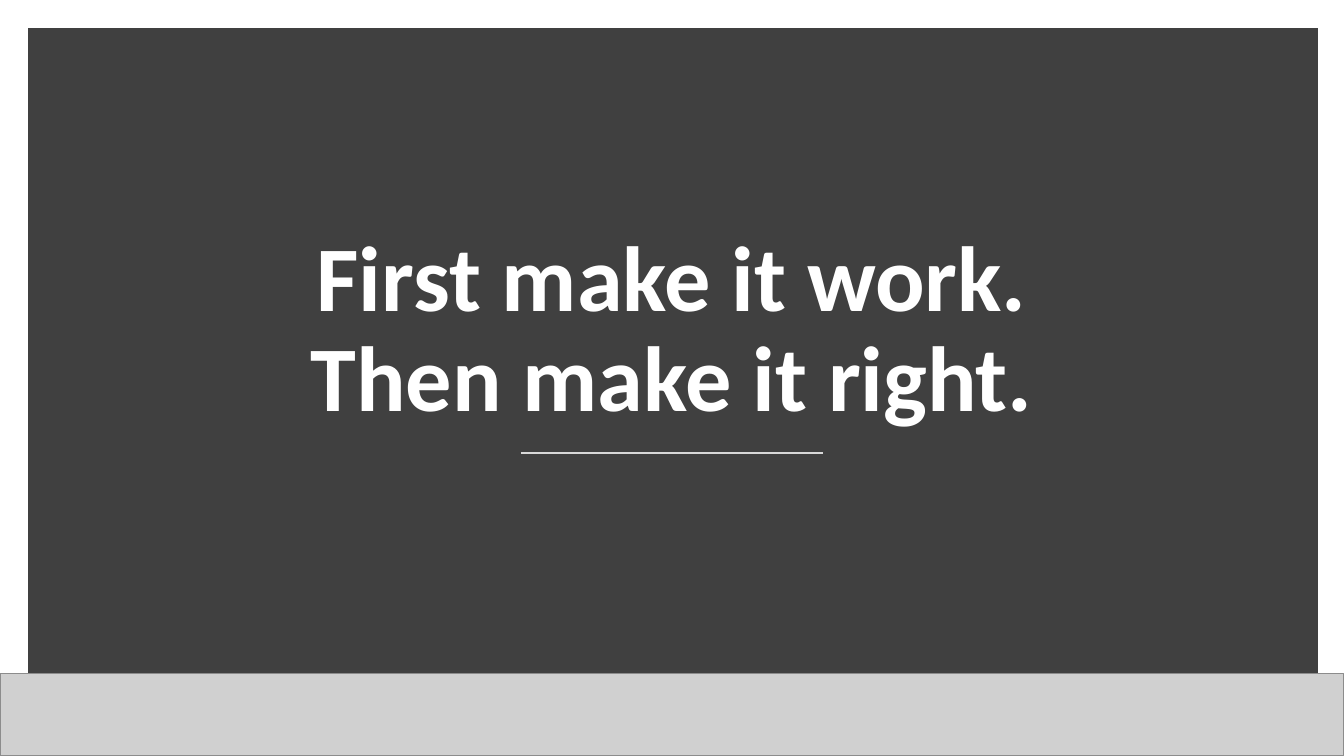
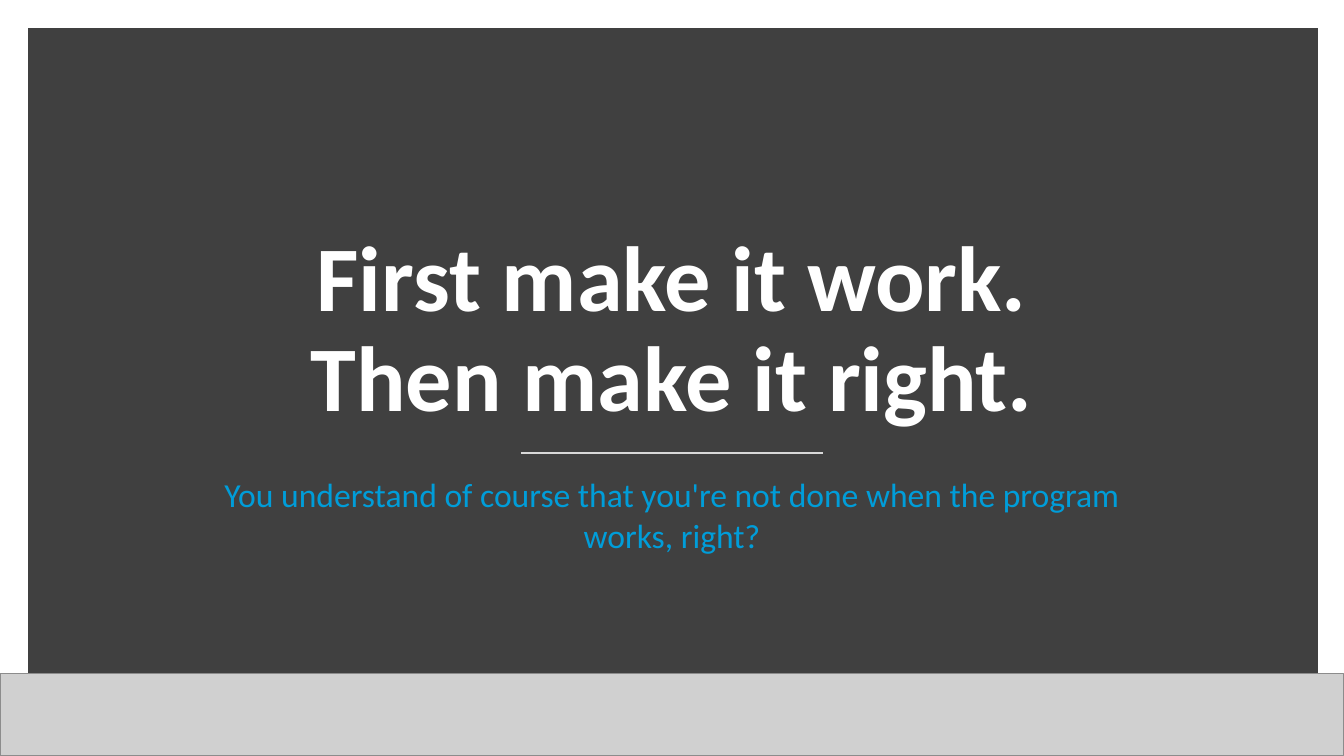
Before and after one commit to infobest-aclabs/aclabs2019, a slide deck: slide 6 of ppt/Aclabs_1_1.pptx. Drawn at 1344x756 pixels with LibreOffice and Linux fonts; fonts in the diff are those of the drawing; grey boxes stand for pictures. Boxes give left, top, right and bottom in pixels: in the first picture for what was removed or moved away, otherwise in the second. Text is boxed around its words. In the diff, an @@ line names an element or a change of style, - is before the commit and + after.

```diff
--- a/ppt/Aclabs_1_1.pptx
+++ b/ppt/Aclabs_1_1.pptx
@@ subtitle added at <box>224,483,1119,554</box>, 24 pt, text #009DD9 @@
+You understand of course that you're not done when the program works, right?
```
Also in this commit, not shown: 4 other slides changed.
